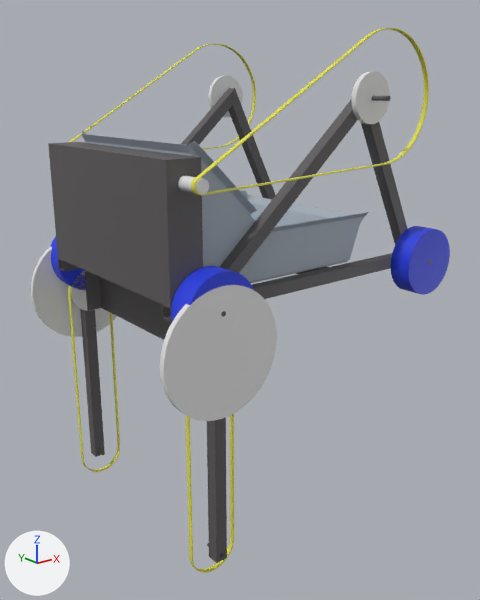
An edit to the Blender file Assets/Resources/Equipment/Robotics/Logistics1S/Logistics1S.blend, drawn before and after from the same camera.
Rendered twice from a 50 mm lens placed at (-0.662, -1.154, 0.442), pointed at (0.253, -0.01, -0.015). The lights are fixed; the arrows at lower left show +X, +Y and +Z.

Script lines for the objects in view, before the commit:
```python
me_elbow = bpy.data.meshes.new('Elbow')
me_elbow.from_pydata(...)  # 1040 vertices, 2064 faces; spans x -0.125..0.125, y -0.281..0.281, z -0.482..0.125
# faces by material slot: [528, 960, 576]
me_elbow.materials.append(mat_m_robot_steel)  # dark grey #5d5a5b
me_elbow.materials.append(mat_m_robot_belts)  # yellow #e7e349
me_elbow.materials.append(mat_m_robot_pulleys)  # white #e7e7e7
me_logistics_medium = bpy.data.meshes.new('Logistics Medium')
me_logistics_medium.from_pydata(...)  # 2939 vertices, 5846 faces; spans x -0.075..0.66, y -0.282..0.282, z 0.0..0.557
# faces by material slot: [1636, 1104, 696, 928, 1482]
me_logistics_medium.materials.append(mat_m_robot_steel)  # dark grey #5d5a5b
me_logistics_medium.materials.append(mat_m_robot_belts)  # yellow #e7e349
me_logistics_medium.materials.append(mat_m_robot_pulleys)  # white #e7e7e7
me_logistics_medium.materials.append(mat_m_robot_wheels)  # blue #2740e7
me_logistics_medium.materials.append(mat_m_robot_sheetmetal)  # grey #a7b2be
me_wrist_mesh = bpy.data.meshes.new('Wrist Mesh')
me_wrist_mesh.from_pydata(...)  # 284 vertices, 560 faces; spans x -0.05..0.064, y -0.243..0.243, z -0.05..0.05
# faces by material slot: [28, 532]
me_wrist_mesh.materials.append(mat_m_robot_steel)  # dark grey #5d5a5b
me_wrist_mesh.materials.append(mat_m_robot_pulleys)  # white #e7e7e7
# before: 15 (0.025, -0.231, -0.048), 139 (0.022, -0.228, -0.048), 144 (0.022, 0.228, -0.048) at pixel (101, 307), 146 (0.025, 0.231, -0.048) at pixel (101, 307)
ob_elbow = bpy.data.objects.new('Elbow', me_elbow)
ob_elbow.location = (0.0, 0.0, 0.0)
ob_logistics_medium = bpy.data.objects.new('Logistics Medium', me_logistics_medium)
ob_logistics_medium.location = (0.0, 0.0, 0.0)
ob_wrist = bpy.data.objects.new('Wrist', me_wrist_mesh)
ob_wrist.location = (0.0, 0.0, 0.0)
```
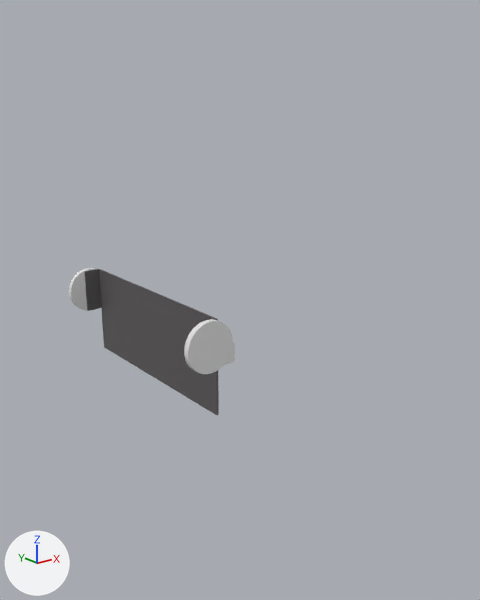
The newer file is also turned or shifted as a whole; pictures and numbers use the older file's frame.

Where the change shows, as pixel boxes (x1, y1, x2, y2) in the pictures (480 x 600 px):
'Logistics Medium', hidden
    before: (48, 28, 450, 322)
'Elbow', hidden
    before: (31, 247, 277, 573)
'Wrist', reshaped
    before: (71, 270, 172, 340)
    after: (69, 268, 235, 415)
part 1 of me_wrist_mesh, built on
    after: (101, 308, 219, 415)

What the commit changed:
me_wrist_mesh has 284 vertices, 560 faces and spans x -0.05..0.064, y -0.243..0.243, z -0.05..0.05.
me_wrist_mesh is used by ob_wrist; location (0.0, 0.0, 0.0).
Verts and faces of me_wrist_mesh; kept vertices keep their numbers, new ones are numbered from 284.
Part 1, on me_wrist_mesh:
Faces deleted: (139, 144, 146), (15, 139, 146).
New vertices 284 to 287 stand at vertices 15, 139, 144, 146, in that order, plus (0.0, 0.0, -0.1).
New faces: (15, 139, 285, 284), (139, 144, 286, 285), (285, 286, 287), (284, 285, 287), (144, 146, 287, 286), (15, 284, 287, 146) (mat_m_robot_steel (dark grey #5d5a5b)).
Object 'Logistics Medium' (ob_logistics_medium) is now hidden.
Object 'Elbow' (ob_elbow) is now hidden.
